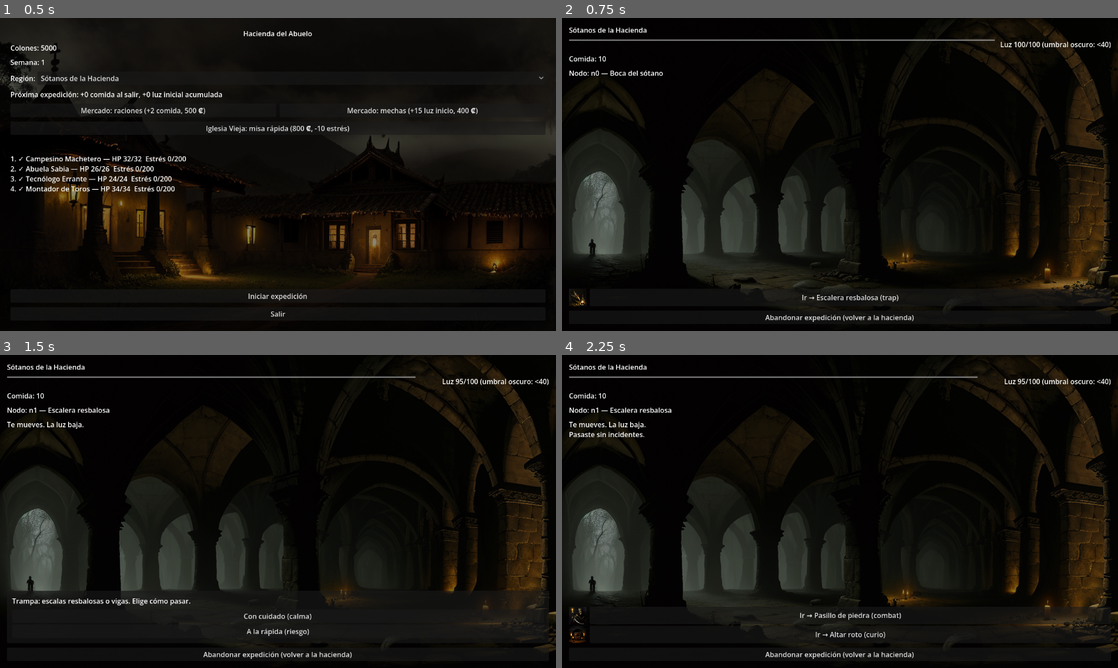
Above: before the commit, frames 1-4 (two rows, left to right).
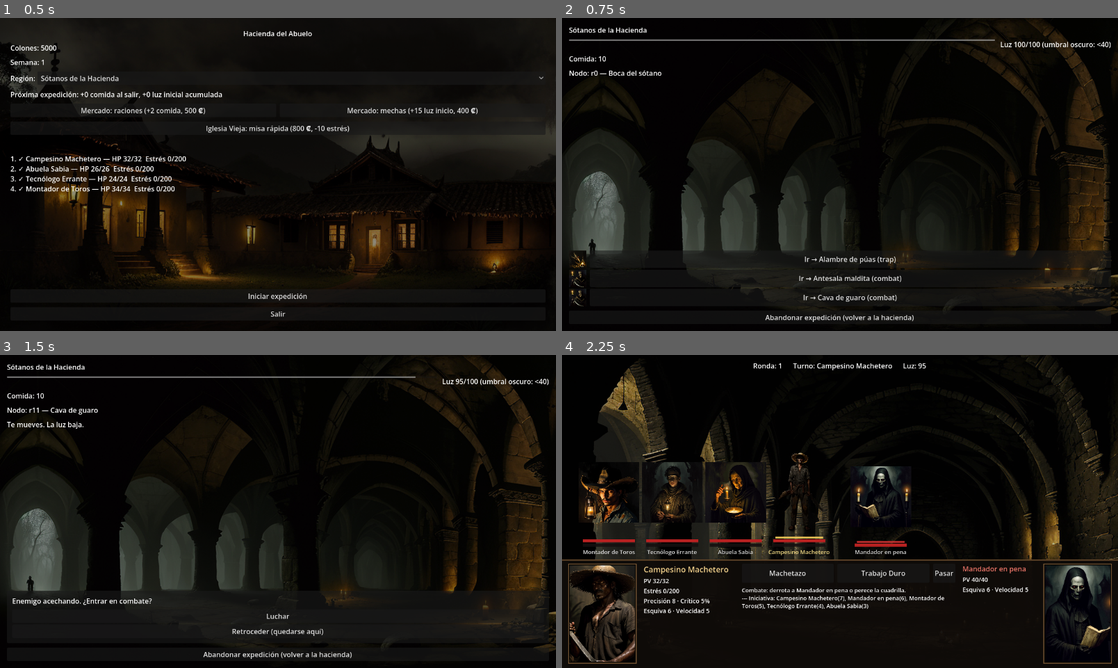
Above: after the commit, the same moments.

Repository: betexcr/darkest-tico
Game: Godot game, scene res://scenes/bootstrap/main.tscn
Two runs of this game, one before a commit and one after it. Both use one fixed random seed, a clock stepped at 60 frames per second and the inputs below.
Inputs (mouse positions are in pixels of both pictures, inside the frame that each line leads up to):
- Up to frame 1 (0.5 s): no input
- Up to frame 2 (0.75 s): click "Iniciar expedición" at 0.5 s
- Up to frame 3 (1.5 s): click (289, 633) at 1.25 s, where only the run before the commit has a clickable "Ir → Escalera resbalosa (trap)"
- Up to frame 4 (2.25 s): click (840, 614) at 2 s, where only the run before the commit has a clickable "Con cuidado (calma)"

Frame 1 is identical in both runs. In frame 2, 1.5% of the frame differs, in the area x 1-99%, y 16-93%; in frame 3, 0.8%; in frame 4, 25%, in the area x 0-100%, y 0-99%.

Commit message:
P2-06: random grid dungeon generator for Sótanos
- map_generator.gd: rooms on a grid, random branching, extra loops that never
  shorten the way to the boss; boss = farthest dead end (>= 5 rooms away)
- sotanos.json: generator block (room weights, enemy pools, labels, boss)
- enemies.json: base stats for the approved Sótanos roster (skills: P2-04)
- GameState: generated maps, undirected neighbors, direction/fog helpers
- tools/preview_map.py: Python mirror with ASCII preview and seed checks

Co-Authored-By: Claude Opus 5.5 <noreply@anthropic.com>
Claude-Session: https://claude.ai/code/session_01Cq1nngxamBaEXzwsTjzGY7

Diff:
--- a/assets/sprites/campesino/attack.metadata.json
+++ b/assets/sprites/campesino/attack.metadata.json
@@ -1,6 +1,6 @@
 {
   "id": "sprite_campesino_attack",
-  "prompt": "weathered Costa Rican farm worker with a long machete, straw hat, sweat-stained work shirt, lunging forward and striking, attack pose, motion, full body, plain grey background, dark …(132 unchanged characters)…
+  "prompt": "weathered Costa Rican farm worker gripping a steel machete blade, straw hat, sweat-stained work shirt, lunging forward and striking with a weapon, dynamic attack, full body, plain grey background, dark …(132 unchanged characters)…
   "negative_prompt": "cropped, close-up, portrait, scenery, landscape, room, multiple characters, crowd, photograph, po …(226 unchanged characters)…
   "seed": 5001,
   "steps": 20,
@@ -8,10 +8,11 @@
   "sampler": "DPM++ 2M Karras",
   "resolution": "512x768",
   "mode": "img2img",
-  "strength": 0.6,
+  "strength": 0.8,
+  "pose_control": "lllyasviel/control_v11p_sd15_openpose",
   "init_image": "idle (same character, before cutout)",
   "cutout": "isnet-general-use",
   "model": "Lykon/dreamshaper-8",
   "generator": "tools/sd_sprites.py (diffusers)",
-  "timestamp": "2026-11-07T02:48:52+00:00"
+  "timestamp": "2026-11-07T03:11:47+00:00"
 }
--- a/assets/sprites/campesino/cast.metadata.json
+++ b/assets/sprites/campesino/cast.metadata.json
@@ -1,6 +1,6 @@
 {
   "id": "sprite_campesino_cast",
-  "prompt": "weathered Costa Rican farm worker with a long machete, straw hat, sweat-stained work shirt, casting a spell, one hand raised with glowing light, full body, plain gr …(151 unchanged characters)…
+  "prompt": "weathered Costa Rican farm worker gripping a steel machete blade, straw hat, sweat-stained work shirt, casting a spell, arm raised high with glowing light, full body, plain gr …(151 unchanged characters)…
   "negative_prompt": "cropped, close-up, portrait, scenery, landscape, room, multiple characters, crowd, photograph, po …(226 unchanged characters)…
   "seed": 5002,
   "steps": 20,
@@ -8,10 +8,11 @@
   "sampler": "DPM++ 2M Karras",
   "resolution": "512x768",
   "mode": "img2img",
-  "strength": 0.6,
+  "strength": 0.8,
+  "pose_control": "lllyasviel/control_v11p_sd15_openpose",
   "init_image": "idle (same character, before cutout)",
   "cutout": "isnet-general-use",
   "model": "Lykon/dreamshaper-8",
   "generator": "tools/sd_sprites.py (diffusers)",
-  "timestamp": "2026-11-07T02:50:40+00:00"
+  "timestamp": "2026-11-07T03:14:37+00:00"
 }
--- a/assets/sprites/campesino/idle.metadata.json
+++ b/assets/sprites/campesino/idle.metadata.json
@@ -1,6 +1,6 @@
 {
   "id": "sprite_campesino_idle",
-  "prompt": "weathered Costa Rican farm worker with a long machete, straw hat, sweat-stained work shirt, standing in a ready fighting stance, facing right, full body, plain grey background, dark …(132 unchanged characters)…
+  "prompt": "weathered Costa Rican farm worker gripping a steel machete blade, straw hat, sweat-stained work shirt, standing in a ready fighting stance, full body, plain grey background, dark …(132 unchanged characters)…
   "negative_prompt": "cropped, close-up, portrait, scenery, landscape, room, multiple characters, crowd, photograph, po …(226 unchanged characters)…
   "seed": 5000,
   "steps": 20,
@@ -9,9 +9,10 @@
   "resolution": "512x768",
   "mode": "txt2img",
   "strength": null,
+  "pose_control": "lllyasviel/control_v11p_sd15_openpose",
   "init_image": null,
   "cutout": "isnet-general-use",
   "model": "Lykon/dreamshaper-8",
   "generator": "tools/sd_sprites.py (diffusers)",
-  "timestamp": "2026-11-07T02:47:01+00:00"
+  "timestamp": "2026-11-07T03:08:59+00:00"
 }
--- a/data/enemies.json
+++ b/data/enemies.json
@@ -18,7 +18,7 @@
     },
     "mayordomo_hundido": {
       "id": "mayordomo_hundido",
-      "name": "Mayordomo hundido",
+      "name": "El Mayordomo Hundido",
       "hp_max": 55,
       "speed": 4,
       "dodge": 5,
@@ -47,6 +47,78 @@
       "speed": 6,
       "dodge": 8,
       "accuracy": 10
+    },
+    "peon_penado": {
+      "id": "peon_penado",
+      "name": "Peón penado",
+      "hp_max": 52,
+      "speed": 3,
+      "dodge": 3,
+      "accuracy": 8
+    },
+    "mandador_en_pena": {
+      "id": "mandador_en_pena",
+      "name": "Mandador en pena",
+      "hp_max": 40,
+      "speed": 5,
+      "dodge": 6,
+      "accuracy": 9
+    },
+    "rata_de_troje": {
+      "id": "rata_de_troje",
+      "name": "Ratas de troje",
+      "hp_max": 34,
+      "speed": 8,
+      "dodge": 9,
+      "accuracy": 7
+    },
+    "murcielago_bodega": {
+      "id": "murcielago_bodega",
+      "name": "Murciélago de bodega",
+      "hp_max": 30,
+      "speed": 9,
+      "dodge": 12,
+      "accuracy": 7
+    },
+    "monaguillo_porton": {
+      "id": "monaguillo_porton",
+      "name": "Monaguillo del Portón",
+      "hp_max": 36,
+      "speed": 5,
+      "dodge": 6,
+      "accuracy": 7
+    },
+    "vigia_porton": {
+      "id": "vigia_porton",
+      "name": "Vigía del Portón",
+      "hp_max": 38,
+      "speed": 6,
+      "dodge": 8,
+      "accuracy": 8
+    },
+    "susurro_aljibe": {
+      "id": "susurro_aljibe",
+      "name": "Susurro del aljibe",
+      "hp_max": 36,
+      "speed": 5,
+      "dodge": 10,
+      "accuracy": 8
+    },
+    "duende_sotano": {
+      "id": "duende_sotano",
+      "name": "Duende del sótano",
+      "hp_max": 30,
+      "speed": 8,
+      "dodge": 14,
+      "accuracy": 7
+    },
+    "sirviente_ahogado": {
+      "id": "sirviente_ahogado",
+      "name": "Sirviente ahogado",
+      "hp_max": 28,
+      "speed": 4,
+      "dodge": 3,
+      "accuracy": 6
     }
   }
 }
--- a/data/regions/sotanos.json
+++ b/data/regions/sotanos.json
@@ -1,37 +1,94 @@
 {
   "region_id": "sotanos",
   "name": "Sótanos de la Hacienda",
-  "start_node": "n0",
-  "objective_node": "n9",
   "initial_light": 100,
   "initial_food": 10,
   "light_decay_per_move": 5,
   "low_light_threshold": 40,
   "low_light_stress": 3,
   "objective_reward_colones": 800,
-  "nodes": [
-    { "id": "n0", "type": "safe", "label": "Boca del sótano" },
-    { "id": "n1", "type": "trap", "label": "Escalera resbalosa" },
-    { "id": "n2", "type": "combat", "label": "Pasillo de piedra", "enemy_id": "espanto", "reward_colones": 350 },
-    { "id": "n3", "type": "curio", "label": "Altar roto" },
-    { "id": "n4", "type": "combat", "label": "Cámara húmeda", "enemy_id": "sombra_cuadrilla", "reward_colones": 400, "is_elite": true },
-    { "id": "n5", "type": "camp", "label": "Fogata de trocha" },
-    { "id": "n6", "type": "trap", "label": "Vigas inestables" },
-    { "id": "n7", "type": "combat", "label": "Antesala maldita", "enemy_id": "mayordomo_hundido", "reward_colones": 450 },
-    { "id": "n8", "type": "curio", "label": "Caja del abuelo" },
-    { "id": "n9", "type": "objective", "label": "Foco de corrupción" }
-  ],
-  "edges": [
-    { "from": "n0", "to": "n1" },
-    { "from": "n1", "to": "n2" },
-    { "from": "n1", "to": "n3" },
-    { "from": "n2", "to": "n4" },
-    { "from": "n3", "to": "n4" },
-    { "from": "n4", "to": "n5" },
-    { "from": "n4", "to": "n6" },
-    { "from": "n5", "to": "n7" },
-    { "from": "n6", "to": "n7" },
-    { "from": "n7", "to": "n8" },
-    { "from": "n8", "to": "n9" }
-  ]
+  "generator": {
+    "_doc": "Random grid dungeon, see scripts/domain/map_generator.gd. Last room = boss.",
+    "rooms": [
+      10,
+      13
+    ],
+    "min_boss_distance": 5,
+    "extra_links": 1,
+    "camps": 1,
+    "elites": 1,
+    "min_combat": 3,
+    "weights": {
+      "combat": 40,
+      "trap": 15,
+      "curio": 25,
+      "empty": 20
+    },
+    "enemy_pool": [
+      "espanto",
+      "peon_penado",
+      "mandador_en_pena",
+      "rata_de_troje",
+      "murcielago_bodega",
+      "monaguillo_porton",
+      "vigia_porton",
+      "susurro_aljibe",
+      "duende_sotano"
+    ],
+    "elite_pool": [
+      "sombra_cuadrilla",
+      "cadejo_negro"
+    ],
+    "boss_enemy_id": "mayordomo_hundido",
+    "reward_colones": [
+      300,
+      450
+    ],
+    "elite_reward_colones": [
+      500,
+      650
+    ],
+    "boss_reward_colones": 900,
+    "labels": {
+      "safe": [
+        "Boca del sótano"
+      ],
+      "combat": [
+        "Pasillo de piedra",
+        "Cámara húmeda",
+        "Bodega de café",
+        "Antesala maldita",
+        "Troje podrida",
+        "Cava de guaro"
+      ],
+      "elite": [
+        "Cámara de la cuadrilla",
+        "Perrera vieja"
+      ],
+      "trap": [
+        "Escalera resbalosa",
+        "Vigas inestables",
+        "Piso hundido",
+        "Alambre de púas"
+      ],
+      "curio": [
+        "Altar roto",
+        "Caja del abuelo",
+        "Pozo seco",
+        "Radio vieja",
+        "Árbol amarillo"
+      ],
+      "camp": [
+        "Fogata de trocha"
+      ],
+      "empty": [
+        "Pasillo vacío",
+        "Bóveda silenciosa",
+        "Túnel de raíces"
+      ],
+      "boss": [
+        "Comedor del Mayordomo"
+      ]
+    }
+  }
 }
--- a/scripts/autoload/game_state.gd
+++ b/scripts/autoload/game_state.gd
@@ -10,6 +10,7 @@
 
 const ExpeditionLoaderScript := preload("res://scripts/domain/expedition_loader.gd")
 const StressSystemScript := preload("res://scripts/domain/stress_system.gd")
+const MapGeneratorScript := preload("res://scripts/domain/map_generator.gd")
 
 
 
@@ -296,6 +297,11 @@
 
 		return false
 
+	if r.has("generator"):
+		var g: Dictionary = MapGeneratorScript.generate(r, randi())
+		for k in ["nodes", "edges", "start_node", "objective_node", "undirected", "seed"]:
+			r[k] = g[k]
+
 	mission_region_data = r
 
 	mission_nodes_index = ExpeditionLoaderScript.node_by_id(r)
@@ -425,6 +431,33 @@
 
 
 
+
+
+## Grid position of a room (generated maps only), or Vector2i(-1, -1).
+func node_pos(node_id: String) -> Vector2i:
+	var p = mission_nodes_index.get(node_id, {}).get("pos", null)
+	if p is Array and p.size() >= 2:
+		return Vector2i(int(p[0]), int(p[1]))
+	return Vector2i(-1, -1)
+
+
+## Neighbor of the current room in a grid direction (e.g. Vector2i.UP), or "".
+func neighbor_in_direction(dir: Vector2i) -> String:
+	var here: Vector2i = node_pos(current_node_id)
+	for nid in mission_neighbors():
+		if node_pos(str(nid)) - here == dir:
+			return str(nid)
+	return ""
+
+
+## Fog of war (docs/01 §4.3): a room's type is known once visited or next to a visited room.
+func is_room_revealed(node_id: String) -> bool:
+	if visited_node_ids.has(node_id) or node_id == objective_node_id:
+		return true
+	for v in visited_node_ids:
+		if ExpeditionLoaderScript.neighbors(mission_region_data, str(v)).has(node_id):
+			return true
+	return false
 
 
 func current_node() -> Dictionary:
--- a/scripts/domain/expedition_loader.gd
+++ b/scripts/domain/expedition_loader.gd
@@ -23,7 +23,12 @@
 static func neighbors(region: Dictionary, node_id: String) -> Array:
 	var edges: Array = region.get("edges", [])
 	var nexts: Array = []
+	var both_ways: bool = bool(region.get("undirected", false))
 	for e in edges:
-		if e is Dictionary and str(e.get("from", "")) == node_id:
+		if not e is Dictionary:
+			continue
+		if str(e.get("from", "")) == node_id:
 			nexts.append(str(e.get("to", "")))
+		elif both_ways and str(e.get("to", "")) == node_id:
+			nexts.append(str(e.get("from", "")))
 	return nexts
--- /dev/null
+++ b/scripts/domain/map_generator.gd
@@ -0,0 +1,229 @@
+extends RefCounted
+
+## Random grid dungeon (docs/12-phase-plan.md P2-06).
+## Rooms sit on integer grid cells; corridors join orthogonal neighbors, so every move is
+## up/down/left/right. The room farthest from the entrance (a dead end) is the boss room.
+## Output uses the region JSON shape (nodes, edges, start_node, objective_node) plus
+## "pos": [x, y] on each node and "undirected": true.
+
+const DIRS := [Vector2i(1, 0), Vector2i(-1, 0), Vector2i(0, 1), Vector2i(0, -1)]
+
+
+static func generate(region: Dictionary, seed_value: int) -> Dictionary:
+	# Retry with the next seed until the boss is far enough from the entrance.
+	var gen: Dictionary = region.get("generator", {})
+	var min_boss: int = int(gen.get("min_boss_distance", 5))
+	var out: Dictionary = {}
+	for attempt in 30:
+		out = _generate_once(gen, seed_value + attempt)
+		if int(out.get("boss_distance", 0)) >= min_boss:
+			return out
+	return out
+
+
+static func _generate_once(gen: Dictionary, seed_value: int) -> Dictionary:
+	var rng := RandomNumberGenerator.new()
+	rng.seed = seed_value
+
+	var rooms_range: Array = gen.get("rooms", [10, 13])
+	var target: int = rng.randi_range(int(rooms_range[0]), int(rooms_range[1]))
+	var cells: Array = [Vector2i.ZERO]
+	var cell_index: Dictionary = {Vector2i.ZERO: 0}
+	var adj: Array = [[]]
+	var guard: int = 0
+	while cells.size() < target and guard < 5000:
+		guard += 1
+		var from: int = _pick_growth_room(cells, adj, rng)
+		var free_dirs: Array = []
+		for d in DIRS:
+			if not cell_index.has(cells[from] + d):
+				free_dirs.append(d)
+		if free_dirs.is_empty():
+			continue
+		var step: Vector2i = free_dirs[rng.randi() % free_dirs.size()]
+		var cell: Vector2i = cells[from] + step
+		var idx: int = cells.size()
+		cells.append(cell)
+		cell_index[cell] = idx
+		adj.append([])
+		adj[from].append(idx)
+		adj[idx].append(from)
+
+	# Boss: the dead end farthest from the entrance.
+	var dist: Array = _bfs(adj, 0)
+	var boss: int = -1
+	for k in range(1, cells.size()):
+		if adj[k].size() == 1 and (boss < 0 or int(dist[k]) > int(dist[boss])):
+			boss = k
+	if boss < 0:
+		boss = cells.size() - 1
+
+	# A few extra corridors make loops, never touching the entrance or the boss room,
+	# and never shortening the way to the boss.
+	var boss_dist: int = int(dist[boss])
+	var links: int = int(gen.get("extra_links", 1))
+	var tries: int = 0
+	while links > 0 and tries < 200:
+		tries += 1
+		var a: int = rng.randi_range(1, cells.size() - 1)
+		if a == boss:
+			continue
+		var d2: Vector2i = DIRS[rng.randi() % DIRS.size()]
+		var other = cell_index.get(cells[a] + d2, -1)
+		if other is int and other > 0 and other != boss and not adj[a].has(other):
+			adj[a].append(other)
+			adj[other].append(a)
+			if int(_bfs(adj, 0)[boss]) < boss_dist:
+				adj[a].erase(other)
+				adj[other].erase(a)
+			else:
+				links -= 1
+	dist = _bfs(adj, 0)
+	var max_d: int = int(dist[boss])
+	var half: int = int(max_d / 2.0)
+
+	# Room types.
+	var types: Array = []
+	types.resize(cells.size())
+	types.fill("")
+	types[0] = "safe"
+	types[boss] = "boss"
+	var pool: Array = []
+	for k in cells.size():
+		if types[k] == "":
+			pool.append(k)
+	var camps: int = int(gen.get("camps", 1))
+	for _c in camps:
+		var best: int = -1
+		for k in pool:
+			if types[k] == "" and (best < 0 or absi(int(dist[k]) - half) < absi(int(dist[best]) - half)):
+				best = k
+		if best >= 0:
+			types[best] = "camp"
+	var elites: int = int(gen.get("elites", 1))
+	var far: Array = []
+	for k in pool:
+		if types[k] == "" and int(dist[k]) * 2 >= max_d:
+			far.append(k)
+	for _e in elites:
+		if far.is_empty():
+			break
+		var pick: int = far.pop_at(rng.randi() % far.size())
+		types[pick] = "elite"
+	var weights: Dictionary = gen.get("weights", {"combat": 40, "trap": 15, "curio": 25, "empty": 20})
+	for k in pool:
+		if types[k] == "":
+			types[k] = _weighted(weights, rng)
+	var min_combat: int = int(gen.get("min_combat", 2))
+	var n_combat: int = types.count("combat") + types.count("elite")
+	for k in pool:
+		if n_combat >= min_combat:
+			break
+		if types[k] == "empty" or types[k] == "curio" or types[k] == "trap":
+			types[k] = "combat"
+			n_combat += 1
+
+	# Build nodes, normalizing positions so the smallest x/y is 0.
+	var min_x: int = 0
+	var min_y: int = 0
+	for c in cells:
+		min_x = mini(min_x, c.x)
+		min_y = mini(min_y, c.y)
+	var labels: Dictionary = gen.get("labels", {})
+	var nodes: Array = []
+	for k in cells.size():
+		var t: String = types[k]
+		var nd: Dictionary = {
+			"id": "r%d" % k,
+			"pos": [cells[k].x - min_x, cells[k].y - min_y],
+			"type": t,
+			"label": _pick_label(labels, t, rng),
+		}
+		match t:
+			"combat":
+				nd["enemy_id"] = _pick(gen.get("enemy_pool", ["espanto"]), rng)
+				nd["reward_colones"] = _range(gen.get("reward_colones", [300, 450]), rng)
+			"elite":
+				nd["type"] = "combat"
+				nd["is_elite"] = true
+				nd["enemy_id"] = _pick(gen.get("elite_pool", gen.get("enemy_pool", ["espanto"])), rng)
+				nd["reward_colones"] = _range(gen.get("elite_reward_colones", [500, 650]), rng)
+			"boss":
+				nd["is_boss"] = true
+				nd["enemy_id"] = str(gen.get("boss_enemy_id", "espanto"))
+				nd["reward_colones"] = int(gen.get("boss_reward_colones", 900))
+		nodes.append(nd)
+	var edges: Array = []
+	for a in adj.size():
+		for b in adj[a]:
+			if a < int(b):
+				edges.append({"from": "r%d" % a, "to": "r%d" % int(b)})
+	return {
+		"nodes": nodes,
+		"edges": edges,
+		"start_node": "r0",
+		"objective_node": "r%d" % boss,
+		"undirected": true,
+		"seed": seed_value,
+		"boss_distance": max_d,
+	}
+
+
+## Mostly extend the newest room (long corridors), sometimes branch from any room with
+## fewer than 3 exits.
+static func _pick_growth_room(cells: Array, adj: Array, rng: RandomNumberGenerator) -> int:
+	if rng.randf() < 0.6:
+		return cells.size() - 1
+	var options: Array = []
+	for k in cells.size():
+		if adj[k].size() < 3:
+			options.append(k)
+	if options.is_empty():
+		return rng.randi() % cells.size()
+	return options[rng.randi() % options.size()]
+
+
+static func _bfs(adj: Array, start: int) -> Array:
+	var dist: Array = []
+	dist.resize(adj.size())
+	dist.fill(-1)
+	dist[start] = 0
+	var queue: Array = [start]
+	while not queue.is_empty():
+		var cur: int = queue.pop_front()
+		for nxt in adj[cur]:
+			if int(dist[nxt]) < 0:
+				dist[nxt] = int(dist[cur]) + 1
+				queue.append(nxt)
+	return dist
+
+
+static func _weighted(weights: Dictionary, rng: RandomNumberGenerator) -> String:
+	var total: float = 0.0
+	for k in weights:
+		total += float(weights[k])
+	var roll: float = rng.randf() * total
+	for k in weights:
+		roll -= float(weights[k])
+		if roll <= 0.0:
+			return str(k)
+	return str(weights.keys()[0])
+
+
+static func _pick(arr: Array, rng: RandomNumberGenerator) -> String:
+	if arr.is_empty():
+		return ""
+	return str(arr[rng.randi() % arr.size()])
+
+
+static func _range(r, rng: RandomNumberGenerator) -> int:
+	if r is Array and r.size() >= 2:
+		return rng.randi_range(int(r[0]), int(r[1]))
+	return int(r)
+
+
+static func _pick_label(labels: Dictionary, t: String, rng: RandomNumberGenerator) -> String:
+	var arr: Array = labels.get(t, [])
+	if arr.is_empty():
+		return t.capitalize()
+	return str(arr[rng.randi() % arr.size()])
Binary file changed: assets/sprites/campesino/attack.png
Binary file changed: assets/sprites/campesino/cast.png
Binary file changed: assets/sprites/campesino/idle.png
Not shown, changed: docs/12-phase-plan.md
